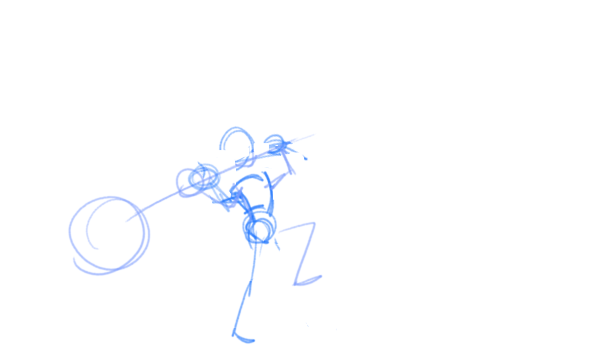
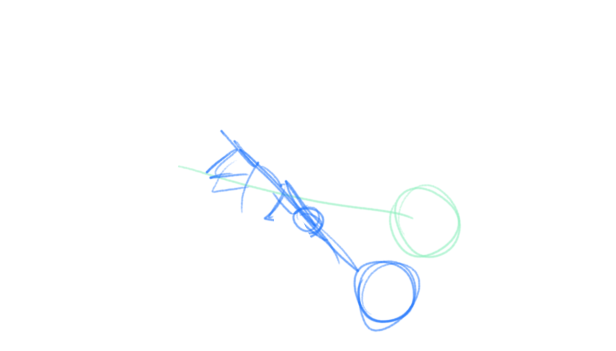
Revision of a layered 616 × 351 image; what changed, layer by layer:
added layer "Copy of Paint Layer 6" above "Paint Layer 6" over [68, 126, 320, 344]
hid "Paint Layer 6", painted on it over [68, 126, 385, 344]
